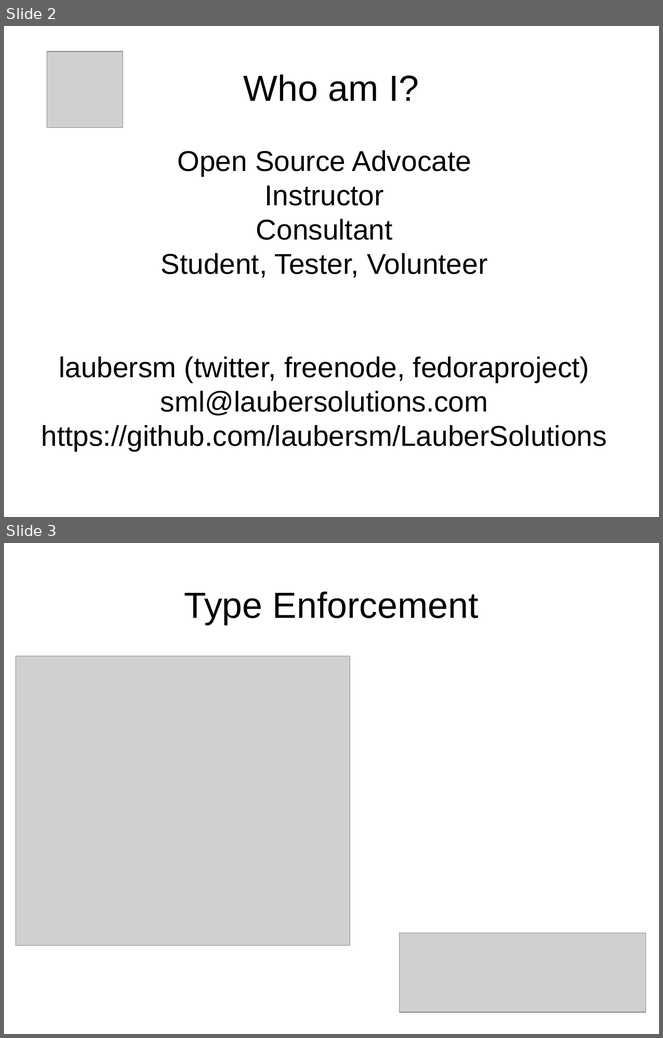
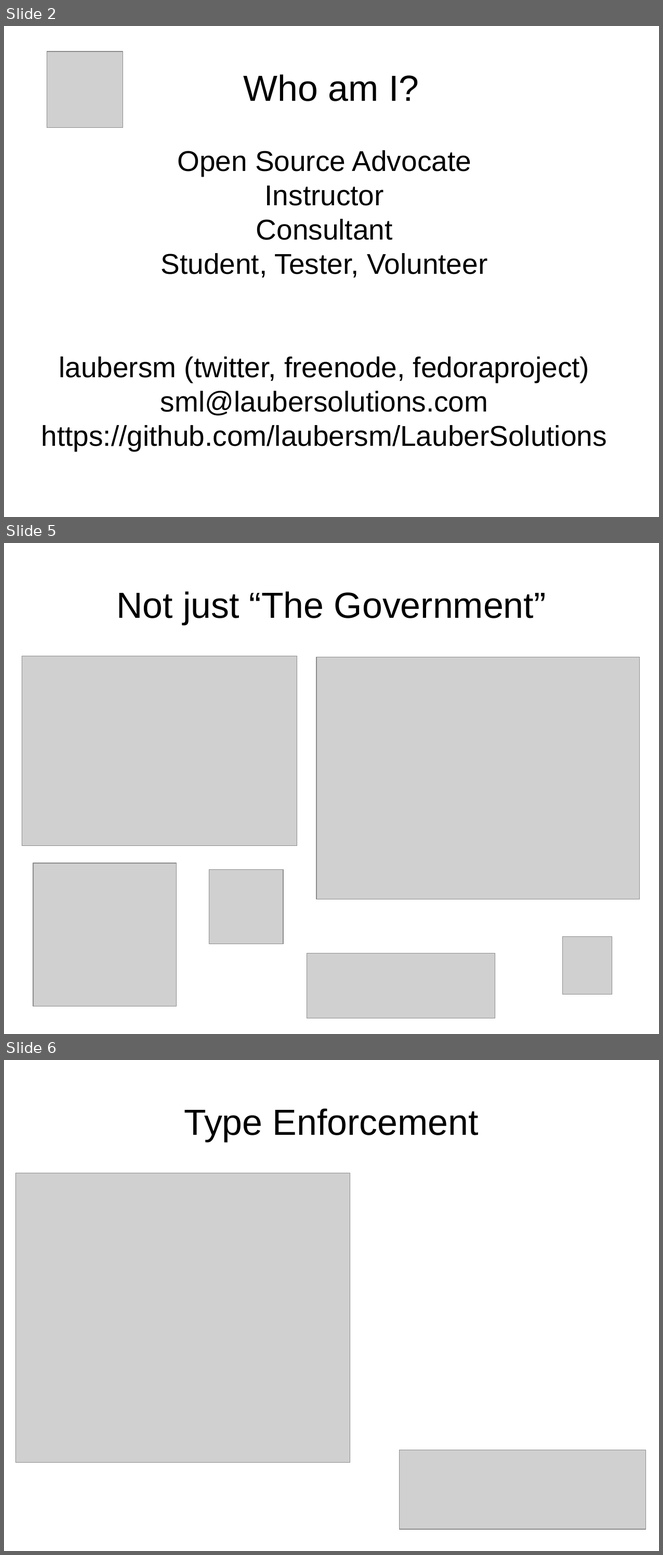
Before and after one commit to laubersm/LauberSolutions, a slide deck: SELinux/ItsAboutTheLabels-screen4-3.odp. Shown one above the other, each under a label of ours: slides 2 and 3 before the commit, slides 2, 5 and 6 after it; the slides between them are not shown. The pictures are 663x1038 and 663x1555 pixels, drawn with LibreOffice and Linux fonts; fonts in the diff are those of the drawing; grey boxes stand for pictures. Boxes give left, top, right and bottom in pixels: in the first picture for what was removed or moved away, otherwise in the second. Text is boxed around its words. In the diff, an @@ line names an element or a change of style, - is before the commit and + after.

```diff
--- a/SELinux/ItsAboutTheLabels-screen4-3.odp
+++ b/SELinux/ItsAboutTheLabels-screen4-3.odp
@@ slide 5 added at (4,543,659,1034), background #FFFFFF @@
@@ title added at (116,591,546,625), 44 pt, text #000000 @@
+Not just “The Government”
@@ picture added at (22,656,297,846) @@
@@ picture added at (317,657,640,900) @@
@@ picture added at (33,863,177,1007) @@
@@ picture added at (209,870,283,944) @@
@@ picture added at (563,937,612,995) @@
@@ picture added at (307,954,495,1019) @@
@@ what was slide 3 is now slide 6 @@
```
Also in this commit, not shown: 8 slides changed, 5 other slides added, 2 other files.
